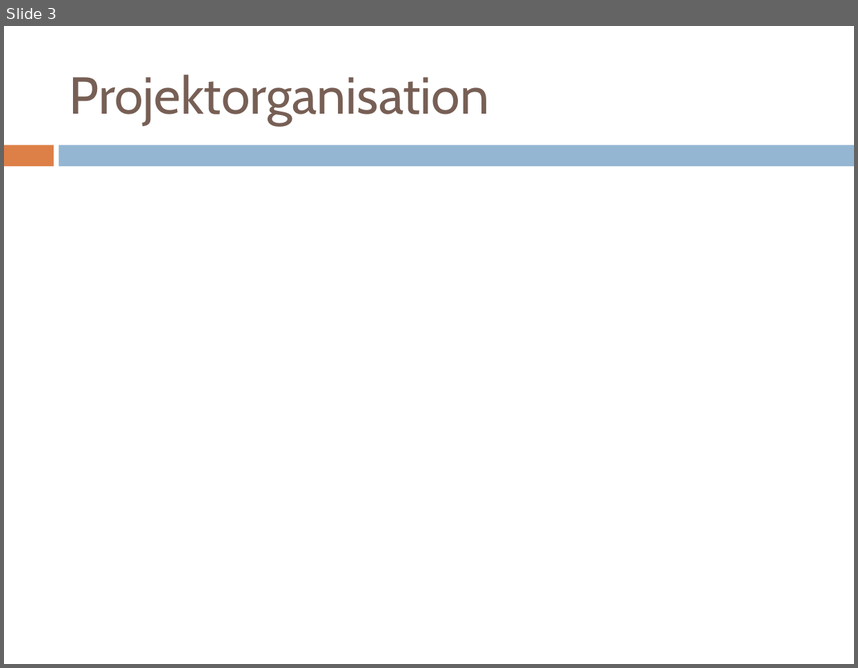
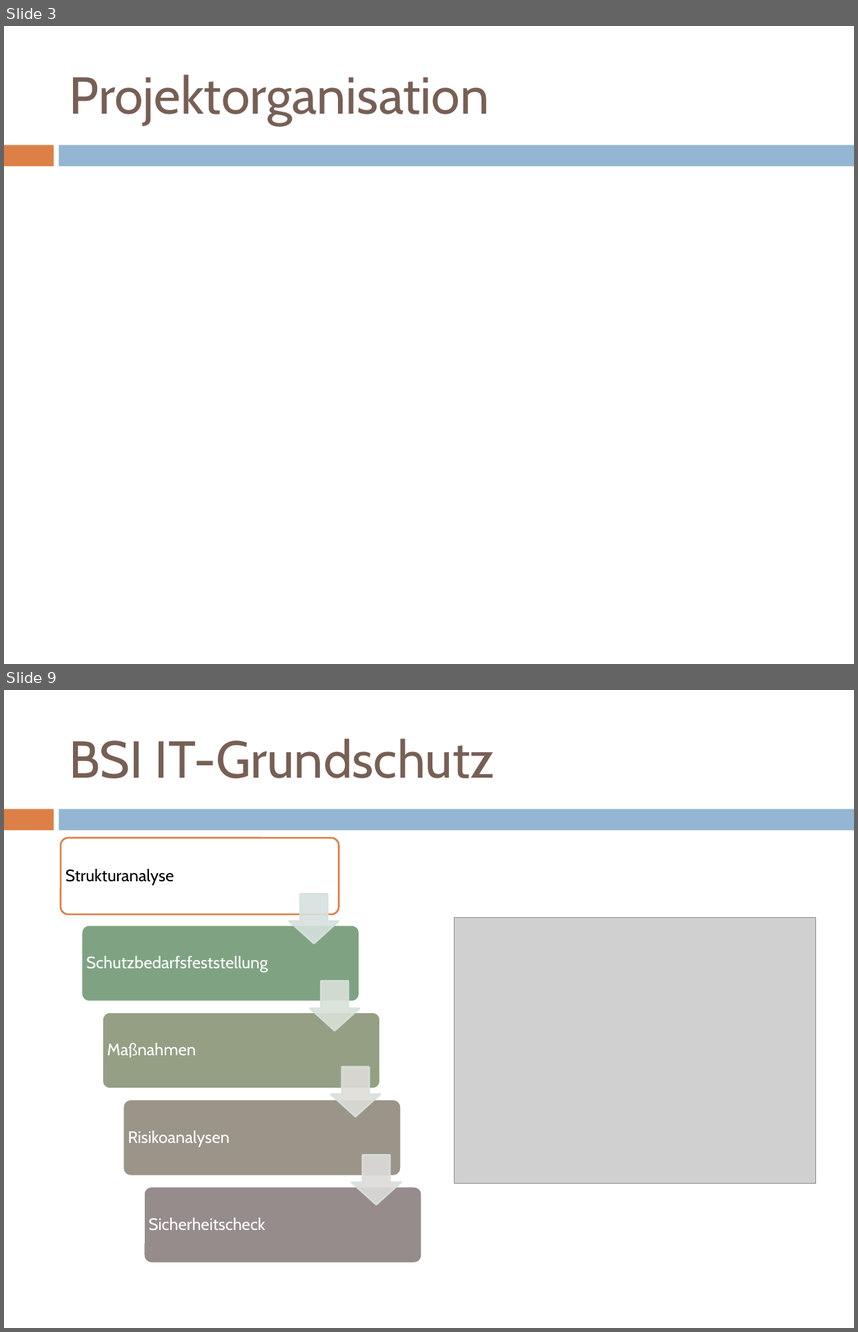
Before and after one commit to mvw/Wilddiebe10, a slide deck: keynote/praesentation.pptx. Shown one above the other, each under a label of ours: slide 3 before the commit, slides 3 and 9 after it; the slides between them are not shown. The pictures are 858x668 and 858x1332 pixels, drawn with LibreOffice and Linux fonts; fonts in the diff are those of the drawing; grey boxes stand for pictures. Boxes give left, top, right and bottom in pixels: in the first picture for what was removed or moved away, otherwise in the second. Text is boxed around its words. In the diff, an @@ line names an element or a change of style, - is before the commit and + after.

```diff
--- a/keynote/praesentation.pptx
+++ b/keynote/praesentation.pptx
@@ slide 9 added at (4, 690, 854, 1328), background #FFFFFF; not listed: 2 template elements that a slide beside it also shows @@
@@ title added at (69, 738, 495, 778), 44 pt, text #775F55 @@
+BSI IT-Grundschutz
@@ picture added at (455, 917, 816, 1183) @@
@@ group added at (61, 838, 421, 1263): 5 rounded rectangles, 5 texts, 4 down arrows @@
+Strukturanalyse
+Schutzbedarfsfeststellung
+Maßnahmen
+Risikoanalysen
+Sicherheitscheck
```
Also in this commit, not shown: 7 slides changed, 14 other slides added, 1 slide removed, 1 other file.
